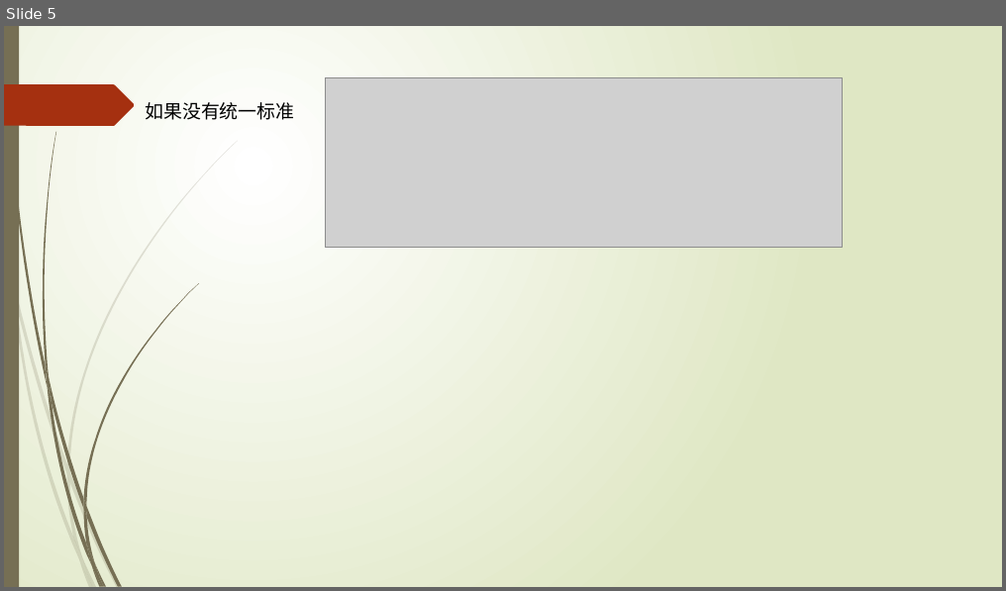
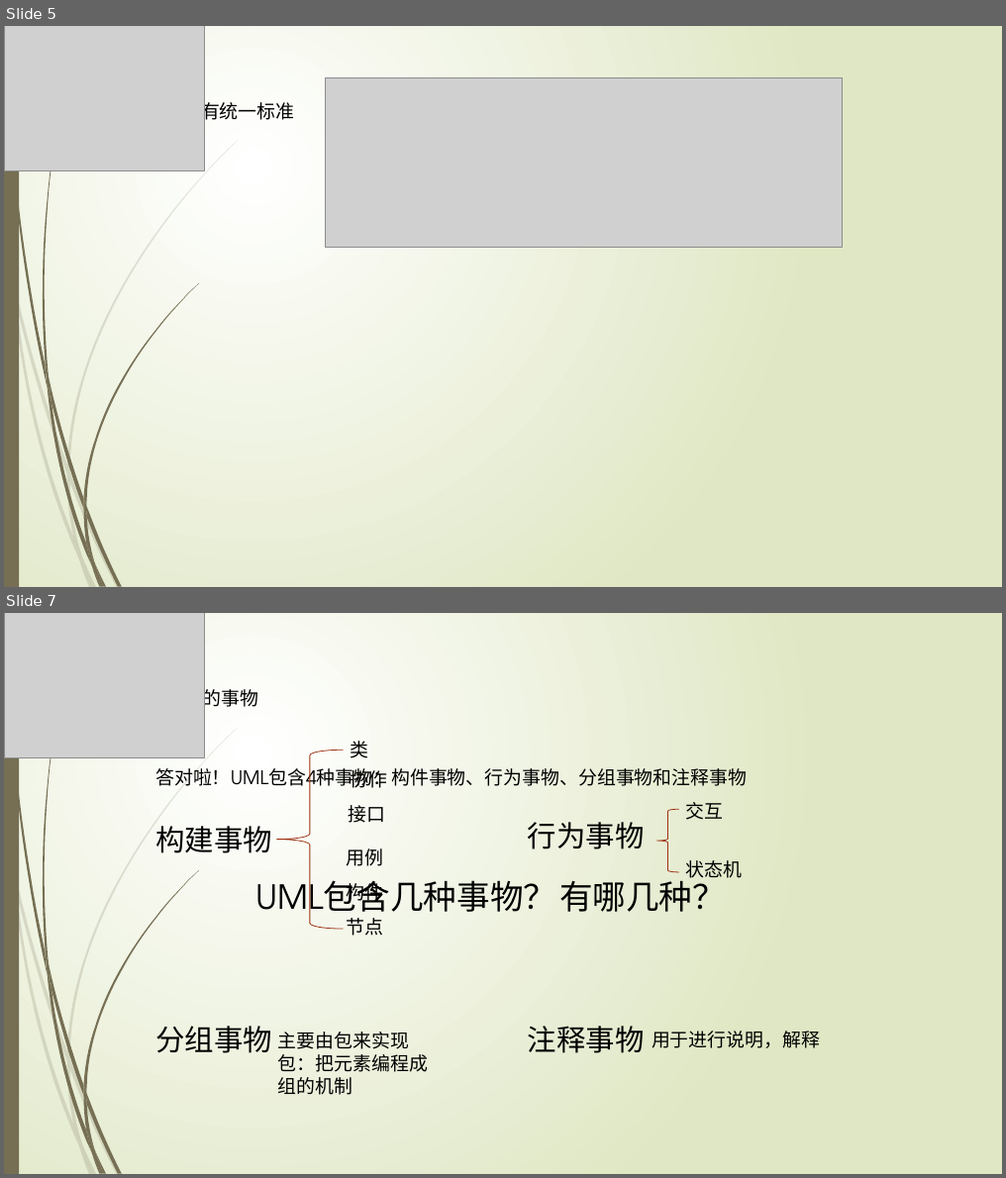
Before and after one commit to rjgcG7/SRS, a slide deck: UML概述.pptx. Shown one above the other, each under a label of ours: slide 5 before the commit, slides 5 and 7 after it; the slides between them are not shown. The pictures are 1006x591 and 1006x1178 pixels, drawn with LibreOffice and Linux fonts; fonts in the diff are those of the drawing; grey boxes stand for pictures. Boxes give left, top, right and bottom in pixels: in the first picture for what was removed or moved away, otherwise in the second. Text is boxed around its words. In the diff, an @@ line names an element or a change of style, - is before the commit and + after.

```diff
--- a/UML概述.pptx
+++ b/UML概述.pptx
@@ slide 7 added at (4, 613, 1002, 1174), background gradient #FFFFFF to #DFE8C4; not listed: 24 template elements that a slide beside it also shows @@
@@ picture added at (4, 613, 205, 759) @@
@@ text added at (145, 685, 258, 710), 18 pt, text #000000 @@
+UML中的事物
@@ left brace added at (276, 750, 343, 929), outline #9E2E0F 0.75 pt @@
@@ text added at (350, 741, 369, 759), 18 pt, text #000000 @@
+类
@@ text added at (155, 765, 746, 790), 18 pt, text #000000 @@
+答对啦！UML包含4种事物：构件事物、行为事物、分组事物和注释事物
@@ text added at (350, 768, 388, 788), 18 pt, text #000000 @@
+协作
@@ text added at (349, 805, 386, 823), 18 pt, text #000000 @@
+接口
@@ left brace added at (656, 809, 678, 872), outline #9E2E0F 0.75 pt @@
@@ text added at (686, 802, 724, 820), 18 pt, text #000000 @@
+交互
@@ text added at (155, 826, 271, 854), 28 pt, text #000000 @@
+构建事物
@@ text added at (347, 849, 384, 866), 18 pt, text #000000 @@
+用例
@@ text added at (528, 822, 644, 850), 28 pt, text #000000 @@
+行为事物
@@ text added at (255, 874, 726, 926), 32 pt, text #000000 @@
+UML包含几种事物？
@@ text added at (255, 874, 726, 926), 32 pt, text #000000 @@
+有哪几种？
@@ text added at (347, 879, 384, 904), 18 pt, text #000000 @@
+构件
@@ text added at (686, 861, 743, 878), 18 pt, text #000000 @@
+状态机
@@ text added at (347, 918, 384, 936), 18 pt, text #000000 @@
+节点
@@ text added at (155, 1026, 271, 1054), 28 pt, text #000000 @@
+分组事物
@@ text added at (528, 1026, 644, 1054), 28 pt, text #000000 @@
+注释事物
@@ text added at (278, 1032, 428, 1095), 18 pt, text #000000 @@
+主要由包来实现
+包：把元素编程成组的机制
@@ text added at (651, 1031, 820, 1049), 18 pt, text #000000 @@
+用于进行说明，解释
@@ slide 5 changed as well @@
@@ picture added at (4, 26, 205, 172) @@
```
Also in this commit, not shown: 12 other slides changed, 1 other slide added, 1 slide removed, 1 other file.
